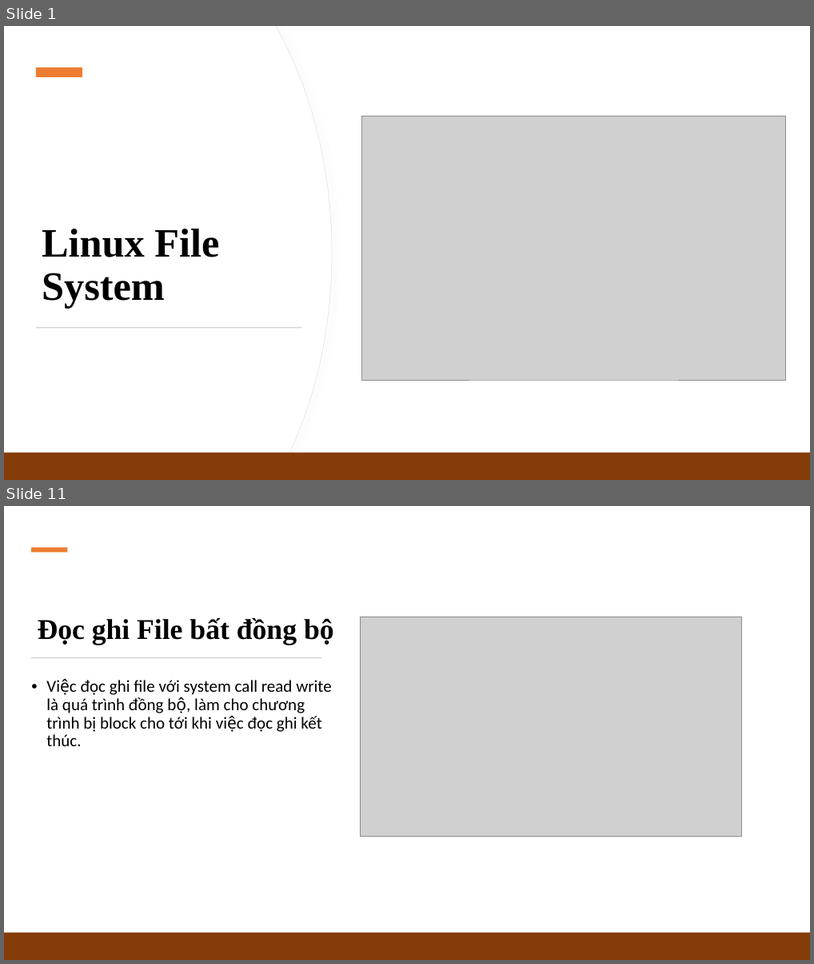
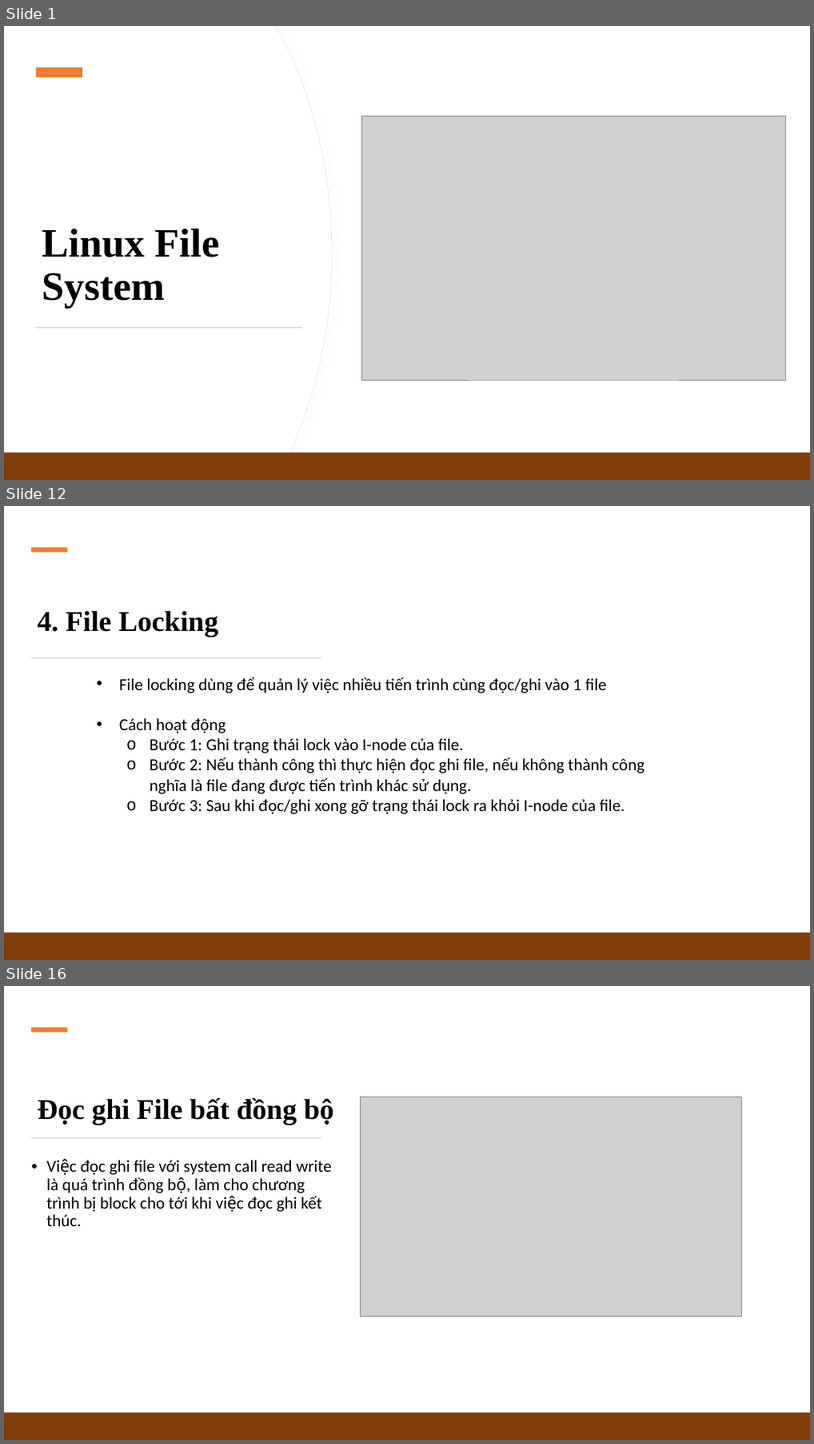
Before and after one commit to Slayder97/Linux-Programming-N-System, a slide deck: slides/2_Linux-File-System.pptx. Shown one above the other, each under a label of ours: slides 1 and 11 before the commit, slides 1, 12 and 16 after it; the slides between them are not shown. The pictures are 814x964 and 814x1444 pixels, drawn with LibreOffice and Linux fonts; fonts in the diff are those of the drawing; grey boxes stand for pictures. Boxes give left, top, right and bottom in pixels: in the first picture for what was removed or moved away, otherwise in the second. Text is boxed around its words. In the diff, an @@ line names an element or a change of style, - is before the commit and + after.

```diff
--- a/slides/2_Linux-File-System.pptx
+++ b/slides/2_Linux-File-System.pptx
@@ slide 12 added at [4, 506, 810, 960], background #FFFFFF @@
@@ rectangle added at [31, 547, 67, 552], fill #ED7D31 @@
@@ text added at [38, 611, 218, 636], 34 pt, text #000000, bold @@
+4. File Locking
@@ rectangle added at [31, 657, 322, 659], fill #D5D5D5 @@
@@ text added at [119, 676, 645, 814], 20 pt, text #000000 @@
+• File locking dùng để quản lý việc nhiều tiến trình cùng đọc/ghi vào 1 file
+• Cách hoạt động
+  o Bước 1: Ghi trạng thái lock vào I-node của file.
+  o Bước 2: Nếu thành công thì thực hiện đọc ghi file, nếu không thành công nghĩa là file đang được tiến trình khác sử dụng.
+  o Bước 3: Sau khi đọc/ghi xong gỡ trạng thái lock ra khỏi I-node của file.
@@ rectangle added at [4, 932, 810, 960], fill #843C0B @@
@@ what was slide 11 is now slide 16 @@
```
Also in this commit, not shown: 10 slides changed, 4 other slides added, 16 other files.
